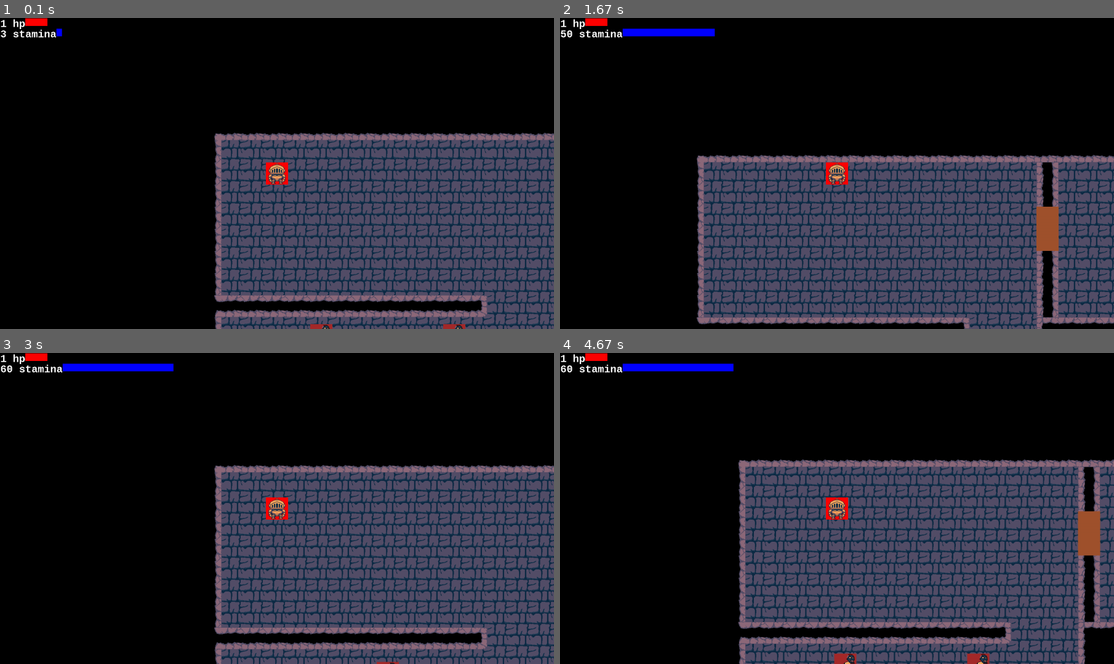
Above: before the commit, frames 1-4 (two rows, left to right).
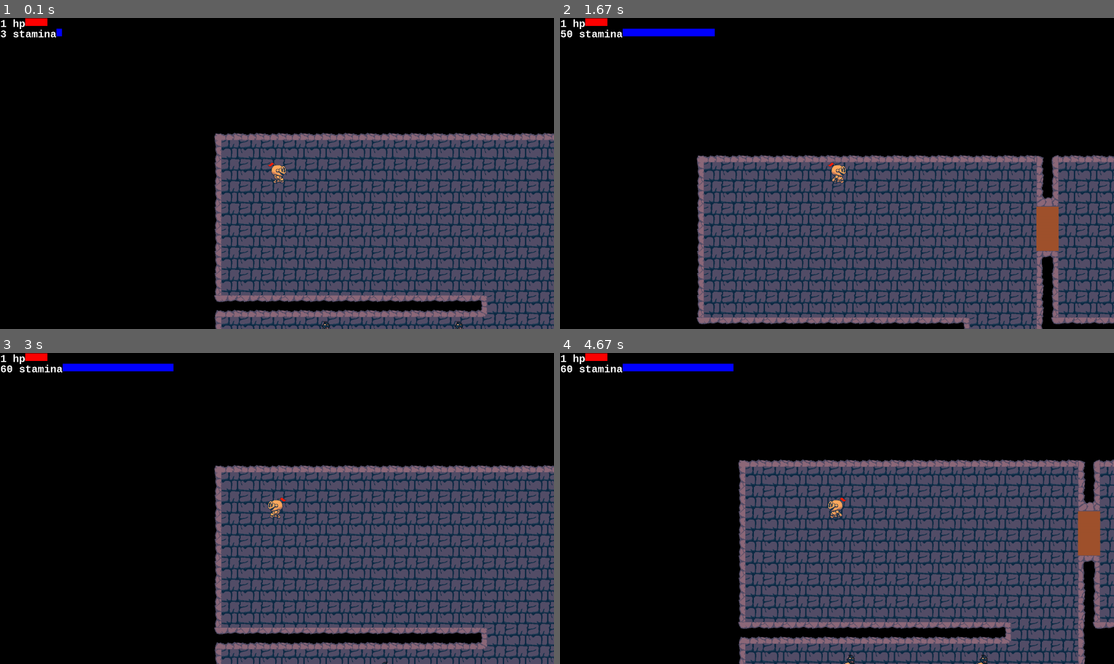
Above: after the commit, the same moments.

Repository: benedekhalaj/pygame-roguelike
Game: pygame game, started from play.py
Same seed, same stepped clock (60 frames per second), same inputs: the game is played once before the commit and once after it.
Inputs:
- Up to frame 1 (0.1 s): no input
- Up to frame 2 (1.67 s): hold Right 0.33-0.8 s; hold Up 0.83-1.13 s; hold Right 1.17-1.63 s
- Up to frame 3 (3 s): hold Left 1.67-2.2 s; hold Down 2.23-2.53 s; hold Left 2.57-2.97 s
- Up to frame 4 (4.67 s): hold Up 3-3.37 s; hold Right 3.4-4.03 s; hold Down 4.07-4.43 s; hold Left from 4.47 s (still down)

The runs differ from the first frame. In frame 1, 0.4% of the frame differs, in the area x 48-84%, y 46-100%; in frame 2, 0.6%; in frame 3, 0.3%; in frame 4, 0.8%, in the area x 48-98%, y 34-100%.

Commit message:
Global: Rework level 1

Diff:
--- a/model/enemy/enemy.py
+++ b/model/enemy/enemy.py
@@ -15,7 +15,7 @@
         self.texture_count_limit = 60
         self.color = colors.BROWN
         self.visible = True
-        self.velocity = 4
+        self.velocity = 2
         self.direction = direction[0]
         self.count_limit = direction[1]
         self.visible = True
--- a/model/map/map_file/map.csv
+++ b/model/map/map_file/map.csv
@@ -1,43 +1,43 @@
--1,-1,-1,-1,-1,-1,-1,-1,-1,-1,-1,-1,-1,-1,-1,-1,-1,-1,-1,-1,-1,-1,-1,-1,-1,-1,-1,9,3,3,3,3,3,3,3,3,3,3,3,3,3,3,3,3,3,3,3,3,3,3,3,3,3,3,8,-1,-1,-1,-1,-1,-1 …(153 unchanged characters)…
+-1,-1,-1,-1,-1,-1,-1,-1,-1,-1,-1,-1,-1,-1,-1,-1,-1,-1,-1,-1,-1,-1,-1,-1,-1,-1,-1,9,3,3,3,3,3,3,3,3,3,3,3,3,3,3,3,33,3,3,3,3,3,3,3,3,3,3,8,-1,-1,-1,-1,-1,-1 …(153 unchanged characters)…
 -1,-1,-1,-1,-1,-1,-1,-1,-1,-1,-1,-1,-1,-1,-1,-1,-1,-1,-1,-1,-1,-1,-1,-1,-1,-1,-1,5,1,1,1,1,1,1,1,1,1,1,1,1,1,1,1,14,1,1 …(189 unchanged characters)…
--1,-1,-1,-1,-1,-1,-1,-1,-1,-1,-1,-1,-1,-1,-1,-1,-1,-1,-1,-1,-1,-1,-1,-1,-1,-1,-1,5,1,1,0,1,1,1,1,1,1,1,1,1,1,1,1,14,1,1,1,1,1,1,1,1,1,1,4,-1,-1,-1,-1,-1,-1 …(153 unchanged characters)…
+-1,-1,-1,-1,-1,-1,-1,-1,-1,-1,-1,-1,-1,-1,-1,-1,-1,-1,-1,-1,-1,-1,-1,-1,-1,-1,-1,5,1,1,0,1,1,1,1,1,1,1,1,1,1,1,1,15,1,1,1,1,1,1,1,1,1,1,4,-1,-1,-1,-1,-1,-1 …(153 unchanged characters)…
 -1,-1,-1,-1,-1,-1,-1,-1,-1,-1,-1,-1,-1,-1,-1,-1,-1,-1,-1,-1,-1,-1,-1,-1,-1,-1,-1,5,1,1,1,1,1,1,1,1,1,1,1,1,1,1,1,46,1,1 …(189 unchanged characters)…
 -1,-1,-1,-1,-1,-1,-1,-1,-1,-1,-1,-1,-1,-1,-1,-1,-1,-1,-1,-1,-1,-1,-1,-1,-1,-1,-1,5,1,1,1,1,1,1,1,1,1,1,1,1,1,1,1,1,1,1, …(188 unchanged characters)…
+-1,-1,-1,-1,-1,-1,-1,-1,-1,-1,-1,-1,-1,-1,-1,-1,-1,-1,-1,-1,-1,-1,-1,-1,-1,-1,-1,5,1,1,1,1,1,1,1,1,1,1,1,1,1,1,1,13,1,1,1,1,1,1,1,1,1,1,4,-1,-1,-1,-1,-1,-1,-1,-1,-1,-1,-1,-1,-1,-1,-1,-1,-1,-1,-1,-1,-1,-1,-1,-1,-1,-1,-1,-1,-1,-1,-1,-1,-1,-1,-1,-1,-1,-1,-1,-1,-1,-1,-1,-1,-1,-1,-1,-1,-1,-1,-1,-1,-1,-1,-1,-1,-1
 -1,-1,-1,-1,-1,-1,-1,-1,-1,-1,-1,-1,-1,-1,-1,-1,-1,-1,-1,-1,-1,-1,-1,-1,-1,-1,-1,5,1,1,1,1,1,1,1,1,1,1,1,1,1,1,1,14,1,1 …(189 unchanged characters)…
 -1,-1,-1,-1,-1,-1,-1,-1,-1,-1,-1,-1,-1,-1,-1,-1,-1,-1,-1,-1,-1,-1,-1,-1,-1,-1,-1,5,1,1,1,1,1,1,1,1,1,1,1,1,1,1,1,14,1,1 …(189 unchanged characters)…
--1,-1,-1,-1,-1,-1,-1,-1,-1,-1,-1,-1,-1,-1,-1,-1,-1,-1,-1,-1,-1,-1,-1,-1,-1,-1,-1,5,1,1,1,1,1,1,1,1,1,1,1,1,1,1,1,14,1,1,1,1,1,1,1,1,1,1,4,-1,-1,-1,-1,-1,-1,-1,-1,-1,-1,-1,-1,-1, …(131 unchanged characters)…
--1,-1,-1,-1,-1,-1,-1,-1,-1,-1,-1,-1,-1,-1,-1,-1,-1,-1,-1,-1,-1,-1,-1,-1,-1,-1,-1,36,11,11,11,11,11,11,11,11,11,11,11,12,1,1,1,26,2,2,2,2,2,2,2,2,2,2,6,-1,-1,-1,-1,-1,-1,-1,-1,-1,-1,-1,-1,-1,-1,-1,-1,-1,-1,-1,-1,-1,-1,-1,-1,-1,-1,-1,-1,-1,-1,-1,-1,-1,-1,-1,-1,-1,-1,-1,-1,-1,-1,-1,-1,-1,-1,-1,-1,-1,-1,-1,-1,-1,-1,-1,-1,-1
+-1,-1,-1,-1,-1,-1,-1,-1,-1,-1,-1,-1,-1,-1,-1,-1,-1,-1,-1,-1,-1,-1,-1,-1,-1,-1,-1,36,11,11,11,11,11,11,11,11,11,11,11,12,1,1,1,30,2,2,2,2,2,2,2,2,2,2,6,-1,-1,-1,-1,-1,-1,-1,-1,-1,-1,-1,-1,-1, …(131 unchanged characters)…
 -1,-1,-1,-1,-1,-1,-1,-1,-1,-1,-1,-1,-1,-1,-1,-1,-1,-1,-1,-1,-1,-1,-1,-1,-1,-1,-1,5,1,1,1,1,43,1,1,1,1,1,43,1,1,1,1,4,-1 …(201 unchanged characters)…
 -1,-1,-1,-1,-1,-1,-1,-1,-1,-1,-1,-1,-1,-1,-1,-1,-1,-1,-1,-1,-1,-1,-1,-1,-1,-1,-1,5,1,1,1,1,1,1,1,1,1,1,1,1,1,1,1,4,-1,- …(199 unchanged characters)…
 -1,-1,-1,-1,-1,-1,-1,-1,-1,-1,-1,-1,-1,-1,-1,-1,-1,-1,-1,-1,-1,-1,-1,-1,-1,-1,-1,5,1,1,1,1,1,1,1,42,1,1,1,1,1,1,1,4,-1, …(200 unchanged characters)…
--1,-1,-1,-1,-1,-1,-1,-1,-1,-1,-1,-1,-1,-1,-1,-1,-1,-1,-1,-1,-1,-1,-1,-1,-1,-1,-1,5,44,1,1,19,19,19,19,19,19,19,19,19,19,19,19,4,-1,-1,-1,-1,-1,-1,-1,-1,-1,-1,-1,-1,- …(166 unchanged characters)…
+-1,-1,-1,-1,-1,-1,-1,-1,-1,-1,-1,-1,-1,-1,-1,-1,-1,-1,-1,-1,-1,-1,-1,-1,-1,-1,-1,5,44,1,1,10,11,11,11,11,11,11,11,11,11,11,11,4,-1,-1,-1,-1,-1,-1,-1,-1,-1,-1,-1,-1,- …(166 unchanged characters)…
 -1,-1,-1,-1,-1,-1,-1,-1,-1,-1,-1,-1,-1,-1,-1,-1,-1,-1,-1,-1,-1,-1,-1,-1,-1,-1,-1,5,1,1,1,1,1,1,1,1,1,1,1,1,1,41,1,4,-1, …(200 unchanged characters)…
--1,-1,-1,-1,-1,-1,-1,-1,-1,-1,-1,-1,-1,-1,-1,-1,-1,-1,-1,-1,-1,-1,-1,-1,-1,-1,-1,5,1,1,1,1,1,1,1,1,1,1,1,41,1,1,1,2,-1,-1,-1,-1,-1,-1,-1,-1,-1,-1,-1,-1,-1, …(164 unchanged characters)…
--1,-1,-1,-1,-1,-1,-1,-1,-1,-1,-1,-1,-1,-1,-1,-1,-1,-1,-1,-1,-1,-1,-1,-1,-1,-1,-1,5,19,19,19,19,19,19,1,1,1,19,19,19,7,19,19,4,-1,-1,-1,-1,-1,-1,-1,-1,-1,-1,-1,-1,-1 …(165 unchanged characters)…
--1,-1,-1,-1,-1,-1,-1,-1,-1,-1,-1,-1,-1,-1,-1,-1,-1,-1,-1,-1,-1,-1,-1,-1,-1,-1,-1,5,1,1,1,1,1,1,1,1,1,1,1,1,4,1,45,4,-1,-1,-1,-1,-1,-1,-1,-1,-1,-1,- …(172 unchanged characters)…
--1,-1,-1,-1,-1,-1,-1,-1,-1,-1,-1,-1,-1,-1,-1,-1,-1,-1,-1,-1,-1,-1,-1,-1,-1,-1,-1,5,1,1,1,1,1,1,1,1,1,1,41,1,4,1,1,4,-1,-1,-1,-1,-1,-1,-1,-1,-1,-1,-1 …(171 unchanged characters)…
--1,-1,-1,-1,-1,-1,-1,-1,-1,-1,-1,-1,-1,-1,-1,-1,-1,-1,-1,-1,-1,-1,-1,-1,-1,-1,-1,5,1,1,1,1,1,44,1,1,1,1,1,1,4,1,41,4,-1,-1,-1,-1,-1,-1,-1,-1,-1,-1,- …(172 unchanged characters)…
--1,-1,-1,-1,-1,-1,-1,-1,-1,-1,-1,-1,-1,-1,-1,-1,-1,-1,-1,-1,-1,-1,-1,-1,-1,-1,-1,5,1,1,1,1,1,1,1,1,1,1,1,1,4,44,1,4,-1,-1,-1,-1,-1,-1,-1,-1,-1,-1,- …(172 unchanged characters)…
--1,-1,-1,-1,-1,-1,-1,-1,-1,-1,-1,-1,-1,-1,-1,-1,-1,-1,-1,-1,-1,-1,-1,-1,-1,-1,-1,5,1,1,1,1,1,1,1,1,1,1,1,1,4,1,41,4,-1,-1,-1,-1,-1,-1,-1,-1,-1,-1,- …(172 unchanged characters)…
--1,-1,-1,-1,-1,-1,-1,-1,-1,-1,-1,-1,-1,-1,-1,-1,-1,-1,-1,-1,5,5,5,5,5,5,5,5,5,5,5,5,5,5,5,5,5,5,5,1,4,44,1,4,-1,-1,-1,-1,-1,-1,-1,-1,-1,-1,- …(172 unchanged characters)…
--1,-1,-1,-1,-1,-1,-1,-1,-1,-1,-1,-1,-1,-1,-1,-1,-1,-1,-1,-1,5,1,1,1,1,1,1,1,1,1,1,1,1,1,1,1,1,1,5,1,4,1,41,4,-1,-1,-1,-1,-1,-1,-1,-1,-1,-1,- …(172 unchanged characters)…
--1,-1,-1,-1,-1,-1,-1,-1,-1,-1,-1,-1,-1,-1,-1,-1,-1,-1,-1,-1,5,1,1,1,1,1,1,1,1,1,1,1,1,1,1,1,1,1,5,1,4,44,1,4,-1,-1,-1,-1,-1,-1,-1,-1,-1,-1,- …(172 unchanged characters)…
--1,-1,-1,-1,-1,-1,-1,-1,-1,-1,-1,-1,-1,-1,-1,-1,-1,-1,-1,-1,5,1,1,1,1,1,1,1,1,1,1,1,1,1,1,1,1,1,5,1,4,1,41,4,-1,-1,-1,-1,-1,-1,-1,-1,-1,-1,- …(172 unchanged characters)…
--1,-1,-1,-1,-1,-1,-1,-1,-1,-1,-1,-1,-1,-1,-1,-1,-1,-1,-1,-1,5,1,1,1,2,2,2,2,2,2,2,2,2,2,2,1,1,1,5,1,4,44,1,4,-1,-1,-1,-1,-1,-1,-1,-1,-1,-1,- …(172 unchanged characters)…
--1,-1,-1,-1,-1,-1,-1,-1,-1,-1,-1,-1,-1,-1,-1,-1,-1,-1,-1,-1,5,1,1,1,1,1,1,1,1,1,1,1,1,1,2,1,1,1,5,1,4,1,41,4,-1,-1,-1,-1,-1,-1,-1,-1,-1,-1,- …(172 unchanged characters)…
--1,-1,-1,-1,-1,-1,-1,-1,-1,-1,-1,-1,-1,-1,-1,-1,-1,-1,-1,-1,5,1,1,1,1,1,1,1,1,1,1,1,48,1,2,1,1,1,5,1,4,44,1,4,-1,-1,-1,-1,-1,-1,-1,-1,-1,-1,- …(172 unchanged characters)…
--1,-1,-1,-1,-1,-1,-1,-1,-1,-1,-1,-1,-1,-1,-1,-1,-1,-1,-1,-1,5,1,1,1,1,1,1,42,1,1,1,1,1,1,2,1,1,1,5,1,4,1,41,4,-1,-1,-1,-1,-1,-1,-1,-1,-1,-1,- …(172 unchanged characters)…
--1,-1,-1,-1,-1,-1,-1,-1,-1,-1,-1,-1,-1,-1,-1,-1,-1,-1,-1,-1,5,2,2,2,2,2,2,2,2,2,2,2,2,2,2,1,1,1,5,1,4,44,1,4,-1,-1,-1,-1,-1,-1,-1,-1,-1,-1,- …(172 unchanged characters)…
--1,-1,-1,-1,-1,-1,-1,-1,-1,-1,-1,-1,-1,-1,-1,-1,-1,-1,-1,-1,5,1,43,1,1,1,1,1,1,1,1,1,1,1,1,1,1,1,5,1,5,1,1,5,-1,-1,-1,-1,-1,-1,-1,-1,-1,-1,-1,-1,-1, …(164 unchanged characters)…
--1,-1,-1,-1,-1,-1,-1,-1,-1,-1,-1,-1,-1,-1,-1,-1,-1,-1,-1,-1,5,1,1,1,44,1,1,1,1,1,1,1,1,1,1,1,1,1,5,1,5,1,1,3,-1,-1,-1,-1,-1,-1,-1,-1,-1,-1,-1,-1,-1, …(164 unchanged characters)…
--1,-1,-1,-1,-1,-1,-1,-1,-1,-1,-1,-1,-1,-1,-1,-1,-1,-1,-1,-1,5,1,1,1,1,1,1,1,1,1,1,1,1,1,1,1,1,1,5,1,5,1,1,5,-1,-1,-1,-1,-1,-1,-1,-1,-1,-1,-1,-1,-1, …(164 unchanged characters)…
--1,-1,-1,-1,-1,-1,-1,-1,-1,-1,-1,-1,-1,-1,-1,-1,-1,-1,-1,-1,5,1,1,1,5,5,5,5,5,5,5,5,5,5,5,5,5,5,5,1,5,1,1,5,-1,-1,-1,-1,-1,-1,-1,-1,-1,-1,-1,-1,-1, …(164 unchanged characters)…
--1,-1,-1,-1,-1,-1,-1,-1,-1,-1,-1,-1,-1,-1,-1,-1,-1,-1,-1,-1,5,1,1,1,1,43,1,43,1,43,1,43,1,43,1,43,1,43,1,1,1,1,1,5,-1,-1,-1,-1,-1,-1,-1,-1,-1,-1,-1,-1,-1, …(164 unchanged characters)…
--1,-1,-1,-1,-1,-1,-1,-1,-1,-1,-1,-1,-1,-1,-1,-1,-1,-1,-1,-1,5,1,1,1,1,1,1,1,1,1,1,1,1,1,1,1,1,1,1,1,1,1,1,5,-1,-1,-1,-1,-1,-1,-1,-1,-1,-1,-1,-1,-1, …(164 unchanged characters)…
--1,-1,-1,-1,-1,-1,-1,-1,-1,-1,-1,-1,-1,-1,-1,-1,-1,-1,-1,-1,5,1,1,1,1,1,1,1,1,1,1,1,1,1,1,1,1,1,1,1,1,1,1,5,-1,-1,-1,-1,-1,-1,-1,-1,-1,-1,-1,-1,-1, …(164 unchanged characters)…
--1,-1,-1,-1,-1,-1,-1,-1,-1,-1,-1,-1,-1,-1,-1,-1,-1,-1,-1,-1,5,1,1,1,1,1,1,1,1,1,1,1,1,1,1,1,1,1,1,1,1,1,1,5,-1,-1,-1,-1,-1,-1,-1,-1,-1,-1,-1,-1,-1, …(164 unchanged characters)…
--1,-1,-1,-1,-1,-1,-1,-1,-1,-1,-1,-1,-1,-1,-1,-1,-1,-1,-1,-1,5,1,1,1,1,1,42,1,42,1,42,1,42,1,42,1,42,1,1,1,1,1,1,5,-1,-1,-1,-1,-1,-1,-1,-1,-1,-1,-1,-1,-1, …(164 unchanged characters)…
--1,-1,-1,-1,-1,-1,-1,-1,-1,-1,-1,-1,-1,-1,-1,-1,-1,-1,-1,-1,5,5,5,5,5,5,5,5,5,5,5,5,5,5,5,5,5,5,5,5,5,5,5,5,-1,-1,-1,-1,-1,-1,-1,-1,-1,-1,-1,-1,-1, …(164 unchanged characters)…
+-1,-1,-1,-1,-1,-1,-1,-1,-1,-1,-1,-1,-1,-1,-1,-1,-1,-1,-1,-1,-1,-1,-1,-1,-1,-1,-1,5,1,1,1,1,1,1,1,1,1,1,1,41,1,1,1,4,-1,-1,-1,-1,-1,-1,-1,-1,-1,-1,-1,-1,-1, …(164 unchanged characters)…
+-1,-1,-1,-1,-1,-1,-1,-1,-1,-1,-1,-1,-1,-1,-1,-1,-1,-1,-1,-1,-1,-1,-1,-1,-1,-1,-1,5,11,11,11,11,11,12,1,1,1,10,11,11,20,11,11,34,-1,-1,-1,-1,-1,-1,-1,-1,-1,-1,-1,-1,-1 …(165 unchanged characters)…
+-1,-1,-1,-1,-1,-1,-1,-1,-1,-1,-1,-1,-1,-1,-1,-1,-1,-1,-1,-1,-1,-1,-1,-1,-1,-1,-1,5,1,1,1,1,1,1,1,1,1,1,1,1,14,1,45,4,-1,-1,-1,-1,-1,-1,-1,-1,-1,-1,- …(172 unchanged characters)…
+-1,-1,-1,-1,-1,-1,-1,-1,-1,-1,-1,-1,-1,-1,-1,-1,-1,-1,-1,-1,-1,-1,-1,-1,-1,-1,-1,5,1,1,1,1,1,1,1,1,1,1,41,1,14,1,1,4,-1,-1,-1,-1,-1,-1,-1,-1,-1,-1,-1 …(171 unchanged characters)…
+-1,-1,-1,-1,-1,-1,-1,-1,-1,-1,-1,-1,-1,-1,-1,-1,-1,-1,-1,-1,-1,-1,-1,-1,-1,-1,-1,5,1,1,1,1,1,44,1,1,1,1,1,1,14,1,41,4,-1,-1,-1,-1,-1,-1,-1,-1,-1,-1,- …(172 unchanged characters)…
+-1,-1,-1,-1,-1,-1,-1,-1,-1,-1,-1,-1,-1,-1,-1,-1,-1,-1,-1,-1,-1,-1,-1,-1,-1,-1,-1,5,1,1,1,1,1,1,1,1,1,1,1,1,14,44,1,4,-1,-1,-1,-1,-1,-1,-1,-1,-1,-1,- …(172 unchanged characters)…
+-1,-1,-1,-1,-1,-1,-1,-1,-1,-1,-1,-1,-1,-1,-1,-1,-1,-1,-1,-1,-1,-1,-1,-1,-1,-1,-1,5,1,1,1,1,1,1,1,1,1,1,1,1,14,1,41,4,-1,-1,-1,-1,-1,-1,-1,-1,-1,-1,- …(172 unchanged characters)…
+-1,-1,-1,-1,-1,9,3,3,3,3,3,3,3,3,3,3,3,3,3,3,3,3,3,3,3,3,3,3,11,11,11,11,11,11,11,11,11,11,24,1,14,44,1,4,-1,-1,-1,-1,-1,-1,-1,-1,-1,-1,- …(172 unchanged characters)…
+-1,-1,-1,-1,-1,5,1,1,1,1,1,1,1,1,1,1,1,1,1,1,1,1,1,1,1,1,1,1,1,1,1,1,1,1,1,1,1,1,14,1,14,1,41,4,-1,-1,-1,-1,-1,-1,-1,-1,-1,-1,- …(172 unchanged characters)…
+-1,-1,-1,-1,-1,5,44,1,43,1,1,13,1,1,1,1,1,1,1,1,1,1,1,1,1,1,1,1,1,1,1,1,1,1,1,1,1,1,14,1,14,44,1,4,-1,-1,-1,-1,-1,-1,-1,-1,-1,-1,- …(172 unchanged characters)…
+-1,-1,-1,-1,-1,5,1,1,1,1,41,14,1,1,1,1,1,1,1,1,1,1,1,1,1,1,1,1,1,1,1,1,1,1,1,1,1,1,14,1,14,1,41,4,-1,-1,-1,-1,-1,-1,-1,-1,-1,-1,- …(172 unchanged characters)…
+-1,-1,-1,-1,-1,5,1,1,1,10,11,18,11,11,11,11,11,11,11,11,11,11,11,11,11,11,11,11,11,11,11,11,11,11,24,1,1,1,14,1,14,44,1,4,-1,-1,-1,-1,-1,-1,-1,-1,-1,-1,- …(172 unchanged characters)…
+-1,-1,-1,-1,-1,5,1,1,1,1,1,1,1,1,1,1,1,1,1,1,1,1,1,1,1,1,1,1,1,1,1,1,1,1,14,1,1,1,14,1,14,1,41,4,-1,-1,-1,-1,-1,-1,-1,-1,-1,-1,- …(172 unchanged characters)…
+-1,-1,-1,-1,-1,5,1,42,1,1,1,1,1,1,1,1,1,1,1,1,1,1,1,1,1,1,1,1,13,44,1,1,48,1,14,1,1,1,14,1,14,44,1,4,-1,-1,-1,-1,-1,-1,-1,-1,-1,-1,- …(172 unchanged characters)…
+-1,-1,-1,-1,-1,5,1,1,1,1,1,1,1,1,1,1,1,1,1,1,1,1,1,1,1,1,1,42,14,1,1,1,42,1,14,1,1,1,14,1,14,1,41,4,-1,-1,-1,-1,-1,-1,-1,-1,-1,-1,- …(172 unchanged characters)…
+-1,-1,-1,-1,-1,7,2,2,2,2,2,2,2,2,2,2,2,2,2,2,29,11,11,11,11,11,11,11,18,11,11,11,11,11,22,1,1,1,14,1,14,44,1,4,-1,-1,-1,-1,-1,-1,-1,-1,-1,-1,- …(172 unchanged characters)…
+-1,-1,-1,-1,-1,-1,-1,-1,-1,-1,-1,-1,-1,-1,-1,-1,-1,-1,-1,-1,5,1,43,1,1,1,1,1,1,1,1,1,1,1,1,1,1,1,14,1,14,1,1,4,-1,-1,-1,-1,-1,-1,-1,-1,-1,-1,-1,-1,-1, …(164 unchanged characters)…
+-1,-1,-1,-1,-1,-1,-1,-1,-1,-1,-1,-1,-1,-1,-1,-1,-1,-1,-1,-1,5,1,1,1,44,1,1,1,1,1,1,1,1,1,1,1,1,1,14,1,14,1,1,4,-1,-1,-1,-1,-1,-1,-1,-1,-1,-1,-1,-1,-1, …(164 unchanged characters)…
+-1,-1,-1,-1,-1,-1,-1,-1,-1,-1,-1,-1,-1,-1,-1,-1,-1,-1,-1,-1,5,1,1,1,1,1,1,1,1,1,1,1,1,1,1,1,1,1,14,1,14,1,1,4,-1,-1,-1,-1,-1,-1,-1,-1,-1,-1,-1,-1,-1, …(164 unchanged characters)…
+-1,-1,-1,-1,-1,-1,-1,-1,-1,-1,-1,-1,-1,-1,-1,-1,-1,-1,-1,-1,5,1,1,1,10,11,11,11,11,11,11,11,11,11,11,11,11,11,22,1,15,1,1,4,-1,-1,-1,-1,-1,-1,-1,-1,-1,-1,-1,-1,-1, …(164 unchanged characters)…
+-1,-1,-1,-1,-1,-1,-1,-1,-1,-1,-1,-1,-1,-1,-1,-1,-1,-1,-1,-1,5,1,1,1,1,43,1,1,1,43,1,1,1,43,1,1,1,43,1,1,1,1,1,4,-1,-1,-1,-1,-1,-1,-1,-1,-1,-1,-1,-1,-1, …(164 unchanged characters)…
+-1,-1,-1,-1,-1,-1,-1,-1,-1,-1,-1,-1,-1,-1,-1,-1,-1,-1,-1,-1,5,1,1,1,1,1,1,1,1,1,1,1,1,1,1,1,1,1,1,1,1,1,1,4,-1,-1,-1,-1,-1,-1,-1,-1,-1,-1,-1,-1,-1, …(164 unchanged characters)…
+-1,-1,-1,-1,-1,-1,-1,-1,-1,-1,-1,-1,-1,-1,-1,-1,-1,-1,-1,-1,5,1,1,1,1,1,1,1,1,1,1,1,1,1,1,1,1,1,1,1,1,1,1,4,-1,-1,-1,-1,-1,-1,-1,-1,-1,-1,-1,-1,-1, …(164 unchanged characters)…
+-1,-1,-1,-1,-1,-1,-1,-1,-1,-1,-1,-1,-1,-1,-1,-1,-1,-1,-1,-1,5,1,1,1,1,1,1,1,1,1,1,1,1,1,1,1,1,1,1,1,1,1,1,4,-1,-1,-1,-1,-1,-1,-1,-1,-1,-1,-1,-1,-1, …(164 unchanged characters)…
+-1,-1,-1,-1,-1,-1,-1,-1,-1,-1,-1,-1,-1,-1,-1,-1,-1,-1,-1,-1,5,1,1,1,1,1,1,42,1,1,1,42,1,1,1,42,1,1,1,1,1,1,1,4,-1,-1,-1,-1,-1,-1,-1,-1,-1,-1,-1,-1,-1, …(164 unchanged characters)…
+-1,-1,-1,-1,-1,-1,-1,-1,-1,-1,-1,-1,-1,-1,-1,-1,-1,-1,-1,-1,7,2,2,2,2,2,2,2,2,2,2,2,2,2,2,2,2,2,2,2,2,2,2,6,-1,-1,-1,-1,-1,-1,-1,-1,-1,-1,-1,-1,-1, …(164 unchanged characters)…
 -1,-1,-1,-1,-1,-1,-1,-1,-1,-1,-1,-1,-1,-1,-1,-1,-1,-1,-1,-1,-1,-1,-1,-1,-1,-1,-1,-1,-1,-1,-1,-1,-1,-1,-1,-1,-1,-1,-1,-1 …(216 unchanged characters)…
 -1,-1,-1,-1,-1,-1,-1,-1,-1,-1,-1,-1,-1,-1,-1,-1,-1,-1,-1,-1,-1,-1,-1,-1,-1,-1,-1,-1,-1,-1,-1,-1,-1,-1,-1,-1,-1,-1,-1,-1 …(216 unchanged characters)…
 -1,-1,-1,-1,-1,-1,-1,-1,-1,-1,-1,-1,-1,-1,-1,-1,-1,-1,-1,-1,-1,-1,-1,-1,-1,-1,-1,-1,-1,-1,-1,-1,-1,-1,-1,-1,-1,-1,-1,-1 …(216 unchanged characters)…
--- a/model/map/map_file/map.tmx
+++ b/model/map/map_file/map.tmx
@@ -19,28 +19,28 @@
 0,0,0,0,0,0,0,0,0,0,0,6,2,2,2,2,
 0,0,0,0,0,0,0,0,0,0,0,6,2,2,2,2,
 0,0,0,0,0,0,0,0,0,0,0,6,2,2,2,2,
-0,0,0,0,0,0,0,0,0,0,0,6,45,2,2,20,
+0,0,0,0,0,0,0,0,0,0,0,6,45,2,2,11,
 0,0,0,0,0,0,0,0,0,0,0,6,2,2,2,2,
 0,0,0,0,0,0,0,0,0,0,0,6,2,2,2,2,
-0,0,0,0,0,0,0,0,0,0,0,6,20,20,20,20
+0,0,0,0,0,0,0,0,0,0,0,6,12,12,12,12
 </chunk>
    <chunk x="-16" y="-48" width="16" height="16">
-4,4,4,4,4,4,4,4,4,4,4,4,4,4,4,4,
+4,4,4,4,4,4,4,4,4,4,4,34,4,4,4,4,
+2,2,2,2,2,2,2,2,2,2,2,15,2,2,2,2,
+2,2,2,2,2,2,2,2,2,2,2,16,2,2,2,2,
+2,2,2,2,2,2,2,2,2,2,2,47,2,2,2,2,
+2,2,2,2,2,2,2,2,2,2,2,2,2,2,2,2,
+2,2,2,2,2,2,2,2,2,2,2,14,2,2,2,2,
 2,2,2,2,2,2,2,2,2,2,2,15,2,2,2,2,
 2,2,2,2,2,2,2,2,2,2,2,15,2,2,2,2,
-2,2,2,2,2,2,2,2,2,2,2,47,2,2,2,2,
-2,2,2,2,2,2,2,2,2,2,2,2,2,2,2,2,
-2,2,2,2,2,2,2,2,2,2,2,15,2,2,2,2,
-2,2,2,2,2,2,2,2,2,2,2,15,2,2,2,2,
-2,2,2,2,2,2,2,2,2,2,2,15,2,2,2,2,
-12,12,12,12,12,12,12,13,2,2,2,27,3,3,3,3,
+12,12,12,12,12,12,12,13,2,2,2,31,3,3,3,3,
 44,2,2,2,2,2,44,2,2,2,2,5,0,0,0,0,
 2,2,2,2,2,2,2,2,2,2,2,5,0,0,0,0,
 2,2,2,43,2,2,2,2,2,2,2,5,0,0,0,0,
-20,20,20,20,20,20,20,20,20,20,20,5,0,0,0,0,
+12,12,12,12,12,12,12,12,12,12,12,5,0,0,0,0,
 2,2,2,2,2,2,2,2,2,42,2,5,0,0,0,0,
-2,2,2,2,2,2,2,42,2,2,2,3,0,0,0,0,
-20,20,2,2,2,20,20,20,8,20,20,5,0,0,0,0
+2,2,2,2,2,2,2,42,2,2,2,5,0,0,0,0,
+12,13,2,2,2,11,12,12,21,12,12,35,0,0,0,0
 </chunk>
    <chunk x="0" y="-48" width="16" height="16">
 4,4,4,4,4,4,9,0,0,0,0,0,0,0,0,0,
@@ -60,51 +60,69 @@
 0,0,0,0,0,0,0,0,0,0,0,0,0,0,0,0,
 0,0,0,0,0,0,0,0,0,0,0,0,0,0,0,0
 </chunk>
+   <chunk x="-48" y="-32" width="16" height="16">
+0,0,0,0,0,0,0,0,0,0,0,0,0,0,0,0,
+0,0,0,0,0,0,0,0,0,0,0,0,0,0,0,0,
+0,0,0,0,0,0,0,0,0,0,0,0,0,0,0,0,
+0,0,0,0,0,0,0,0,0,0,0,0,0,0,0,0,
+0,0,0,0,0,0,0,0,0,0,0,0,0,0,0,0,
+0,0,0,0,0,10,4,4,4,4,4,4,4,4,4,4,
+0,0,0,0,0,6,2,2,2,2,2,2,2,2,2,2,
+0,0,0,0,0,6,45,2,44,2,2,14,2,2,2,2,
+0,0,0,0,0,6,2,2,2,2,42,15,2,2,2,2,
+0,0,0,0,0,6,2,2,2,11,12,19,12,12,12,12,
+0,0,0,0,0,6,2,2,2,2,2,2,2,2,2,2,
+0,0,0,0,0,6,2,43,2,2,2,2,2,2,2,2,
+0,0,0,0,0,6,2,2,2,2,2,2,2,2,2,2,
+0,0,0,0,0,8,3,3,3,3,3,3,3,3,3,3,
+0,0,0,0,0,0,0,0,0,0,0,0,0,0,0,0,
+0,0,0,0,0,0,0,0,0,0,0,0,0,0,0,0
+</chunk>
    <chunk x="-32" y="-32" width="16" height="16">
 0,0,0,0,0,0,0,0,0,0,0,6,2,2,2,2,
 0,0,0,0,0,0,0,0,0,0,0,6,2,2,2,2,
 0,0,0,0,0,0,0,0,0,0,0,6,2,2,2,2,
 0,0,0,0,0,0,0,0,0,0,0,6,2,2,2,2,
 0,0,0,0,0,0,0,0,0,0,0,6,2,2,2,2,
-0,0,0,0,6,6,6,6,6,6,6,6,6,6,6,6,
-0,0,0,0,6,2,2,2,2,2,2,2,2,2,2,2,
-0,0,0,0,6,2,2,2,2,2,2,2,2,2,2,2,
-0,0,0,0,6,2,2,2,2,2,2,2,2,2,2,2,
-0,0,0,0,6,2,2,2,3,3,3,3,3,3,3,3,
-0,0,0,0,6,2,2,2,2,2,2,2,2,2,2,2,
-0,0,0,0,6,2,2,2,2,2,2,2,2,2,2,2,
-0,0,0,0,6,2,2,2,2,2,2,43,2,2,2,2,
-0,0,0,0,6,3,3,3,3,3,3,3,3,3,3,3,
+4,4,4,4,4,4,4,4,4,4,4,4,12,12,12,12,
+2,2,2,2,2,2,2,2,2,2,2,2,2,2,2,2,
+2,2,2,2,2,2,2,2,2,2,2,2,2,2,2,2,
+2,2,2,2,2,2,2,2,2,2,2,2,2,2,2,2,
+12,12,12,12,12,12,12,12,12,12,12,12,12,12,12,12,
+2,2,2,2,2,2,2,2,2,2,2,2,2,2,2,2,
+2,2,2,2,2,2,2,2,2,2,2,2,14,45,2,2,
+2,2,2,2,2,2,2,2,2,2,2,43,15,2,2,2,
+3,3,3,3,30,12,12,12,12,12,12,12,19,12,12,12,
 0,0,0,0,6,2,44,2,2,2,2,2,2,2,2,2,
 0,0,0,0,6,2,2,2,45,2,2,2,2,2,2,2
 </chunk>
    <chunk x="-16" y="-32" width="16" height="16">
-2,2,2,2,2,2,2,2,5,2,46,5,0,0,0,0,
-2,2,2,2,2,2,42,2,5,2,2,5,0,0,0,0,
-2,45,2,2,2,2,2,2,5,2,42,5,0,0,0,0,
-2,2,2,2,2,2,2,2,5,45,2,5,0,0,0,0,
-2,2,2,2,2,2,2,2,5,2,42,5,0,0,0,0,
-6,6,6,6,6,6,6,2,5,45,2,5,0,0,0,0,
-2,2,2,2,2,2,6,2,5,2,42,5,0,0,0,0,
-2,2,2,2,2,2,6,2,5,45,2,5,0,0,0,0,
-2,2,2,2,2,2,6,2,5,2,42,5,0,0,0,0,
-3,3,3,2,2,2,6,2,5,45,2,5,0,0,0,0,
-2,2,3,2,2,2,6,2,5,2,42,5,0,0,0,0,
-49,2,3,2,2,2,6,2,5,45,2,5,0,0,0,0,
-2,2,3,2,2,2,6,2,5,2,42,5,0,0,0,0,
-3,3,3,2,2,2,6,2,5,45,2,5,0,0,0,0,
-2,2,2,2,2,2,6,2,6,2,2,6,0,0,0,0,
-2,2,2,2,2,2,6,2,6,2,2,4,0,0,0,0
+2,2,2,2,2,2,2,2,15,2,46,5,0,0,0,0,
+2,2,2,2,2,2,42,2,15,2,2,5,0,0,0,0,
+2,45,2,2,2,2,2,2,15,2,42,5,0,0,0,0,
+2,2,2,2,2,2,2,2,15,45,2,5,0,0,0,0,
+2,2,2,2,2,2,2,2,15,2,42,5,0,0,0,0,
+12,12,12,12,12,12,25,2,15,45,2,5,0,0,0,0,
+2,2,2,2,2,2,15,2,15,2,42,5,0,0,0,0,
+2,2,2,2,2,2,15,2,15,45,2,5,0,0,0,0,
+2,2,2,2,2,2,15,2,15,2,42,5,0,0,0,0,
+12,12,25,2,2,2,15,2,15,45,2,5,0,0,0,0,
+2,2,15,2,2,2,15,2,15,2,42,5,0,0,0,0,
+49,2,15,2,2,2,15,2,15,45,2,5,0,0,0,0,
+43,2,15,2,2,2,15,2,15,2,42,5,0,0,0,0,
+12,12,23,2,2,2,15,2,15,45,2,5,0,0,0,0,
+2,2,2,2,2,2,15,2,15,2,2,5,0,0,0,0,
+2,2,2,2,2,2,15,2,15,2,2,5,0,0,0,0
 </chunk>
    <chunk x="-32" y="-16" width="16" height="16">
 0,0,0,0,6,2,2,2,2,2,2,2,2,2,2,2,
-0,0,0,0,6,2,2,2,6,6,6,6,6,6,6,6,
-0,0,0,0,6,2,2,2,2,44,2,44,2,44,2,44,
+0,0,0,0,6,2,2,2,11,12,12,12,12,12,12,12,
+0,0,0,0,6,2,2,2,2,44,2,2,2,44,2,2,
 0,0,0,0,6,2,2,2,2,2,2,2,2,2,2,2,
 0,0,0,0,6,2,2,2,2,2,2,2,2,2,2,2,
 0,0,0,0,6,2,2,2,2,2,2,2,2,2,2,2,
-0,0,0,0,6,2,2,2,2,2,43,2,43,2,43,2,
-0,0,0,0,6,6,6,6,6,6,6,6,6,6,6,6,
+0,0,0,0,6,2,2,2,2,2,2,43,2,2,2,43,
+0,0,0,0,8,3,3,3,3,3,3,3,3,3,3,3,
 0,0,0,0,0,0,0,0,0,0,0,0,0,0,0,0,
 0,0,0,0,0,0,0,0,0,0,0,0,0,0,0,0,
 0,0,0,0,0,0,0,0,0,0,0,0,0,0,0,0,
@@ -115,14 +133,14 @@
 0,0,0,0,0,0,0,0,0,0,0,0,0,0,0,0
 </chunk>
    <chunk x="-16" y="-16" width="16" height="16">
-2,2,2,2,2,2,6,2,6,2,2,6,0,0,0,0,
-6,6,6,6,6,6,6,2,6,2,2,6,0,0,0,0,
-2,44,2,44,2,44,2,2,2,2,2,6,0,0,0,0,
-2,2,2,2,2,2,2,2,2,2,2,6,0,0,0,0,
-2,2,2,2,2,2,2,2,2,2,2,6,0,0,0,0,
-2,2,2,2,2,2,2,2,2,2,2,6,0,0,0,0,
-43,2,43,2,43,2,2,2,2,2,2,6,0,0,0,0,
-6,6,6,6,6,6,6,6,6,6,6,6,0,0,0,0,
+2,2,2,2,2,2,15,2,15,2,2,5,0,0,0,0,
+12,12,12,12,12,12,23,2,16,2,2,5,0,0,0,0,
+2,44,2,2,2,44,2,2,2,2,2,5,0,0,0,0,
+2,2,2,2,2,2,2,2,2,2,2,5,0,0,0,0,
+2,2,2,2,2,2,2,2,2,2,2,5,0,0,0,0,
+2,2,2,2,2,2,2,2,2,2,2,5,0,0,0,0,
+2,2,2,43,2,2,2,2,2,2,2,5,0,0,0,0,
+3,3,3,3,3,3,3,3,3,3,3,7,0,0,0,0,
 0,0,0,0,0,0,0,0,0,0,0,0,0,0,0,0,
 0,0,0,0,0,0,0,0,0,0,0,0,0,0,0,0,
 0,0,0,0,0,0,0,0,0,0,0,0,0,0,0,0,
--- a/model/player/player.py
+++ b/model/player/player.py
@@ -31,7 +31,7 @@
         self.can_spirnt = True
         self.stamina = 1  # self.stamina_limit
 
-        self.moving = False
+        self.moving = True
         self.direction = 'right'
 
         self.damage_timer = 0
--- a/view/view.py
+++ b/view/view.py
@@ -43,7 +43,7 @@
         for object in objects:
             if object.visible:
                 position = (object.rect.x, object.rect.y, object.rect.width, object.rect.height)
-                pygame.draw.rect(window, object.color, position)
+                # pygame.draw.rect(window, object.color, position)
                 if object.texture is not None:
                     if type(object.texture) is list:
                         images = len(object.texture)
@@ -51,7 +51,8 @@
                         window.blit(object.texture[object.texture_count//rate], (object.rect.x, object.rect.y))
                     else:
                         window.blit(object.texture, (object.rect.x, object.rect.y))
-
+                else:
+                    pygame.draw.rect(window, object.color, position)
 
 
 def display_player_sword(window, objects):
